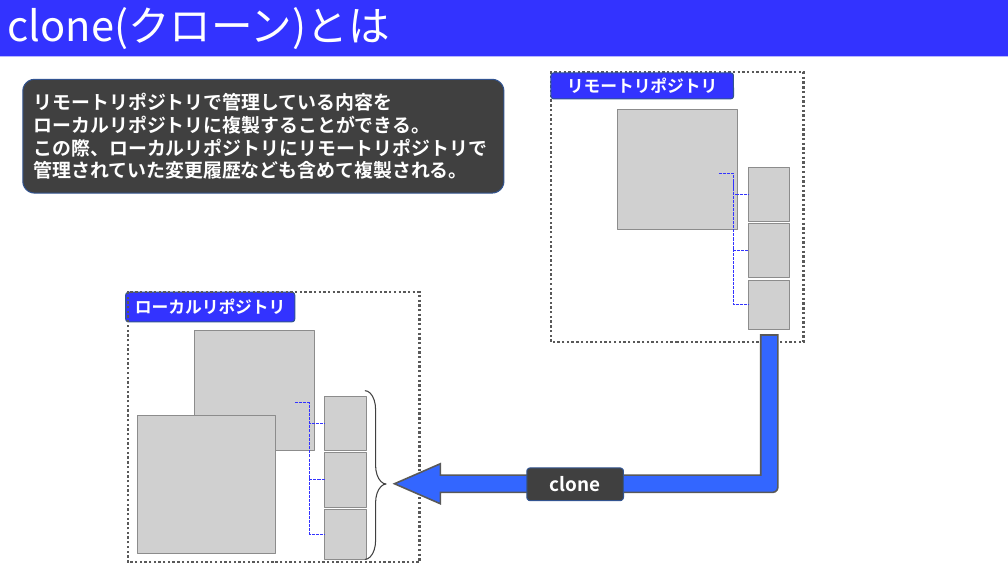
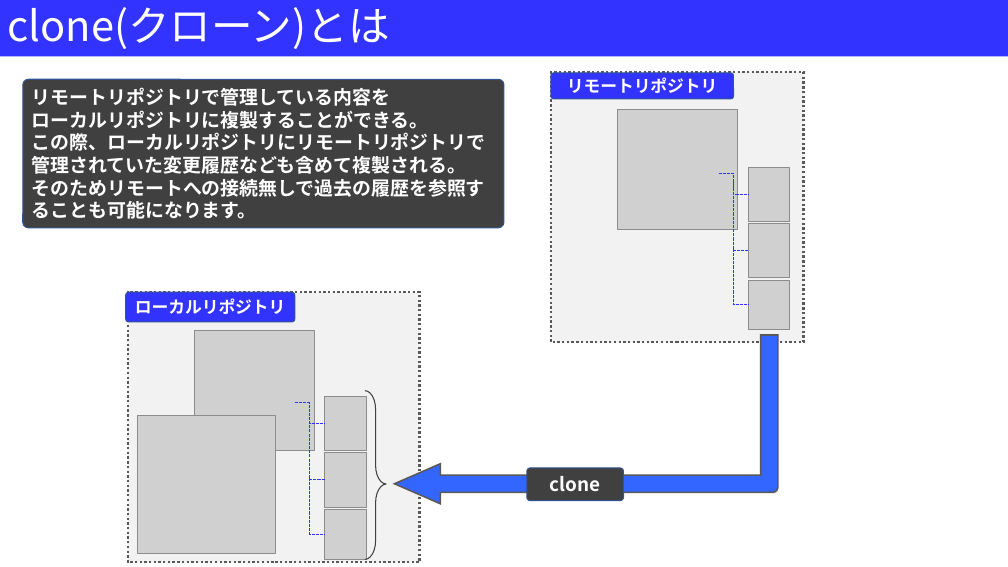
Before and after one commit to Kazu23-dot/Document, a slide deck: slide 2 of Git基本操作一覧.pptx. Drawn at 1008x567 pixels with LibreOffice and Linux fonts; fonts in the diff are those of the drawing; grey boxes stand for pictures. Boxes give left, top, right and bottom in pixels: in the first picture for what was removed or moved away, otherwise in the second. Text is boxed around its words. In the diff, an @@ line names an element or a change of style, - is before the commit and + after.

Commit message:
内容更新

```diff
--- a/Git基本操作一覧.pptx
+++ b/Git基本操作一覧.pptx
@@ rounded rectangle "リモートリポジトリで管理している内容を ローカルリポジトリに複製することができる。": place and size @@
-rounded rectangle "リモートリポジトリで管理している内容を ローカルリポジトリに複製することができる。" at [23,79,504,194]
+rounded rectangle "リモートリポジトリで管理している内容を ローカルリポジトリに複製することができる。" at [23,79,504,228]
@@ rounded rectangle "リモートリポジトリで管理している内容を ローカルリポジトリに複製することができる。" at [23,79,504,228]: proportions changed @@
@@ text in rounded rectangle at [32,179,485,219]: paragraph added @@
+そのためリモートへの接続無しで過去の履歴を参照することも可能になります。
@@ rectangle at [128,293,420,563]: fill none to #F2F2F2 @@
```
Also in this commit, not shown: 1 other slide changed, 6 slides added, 1 slide removed.
